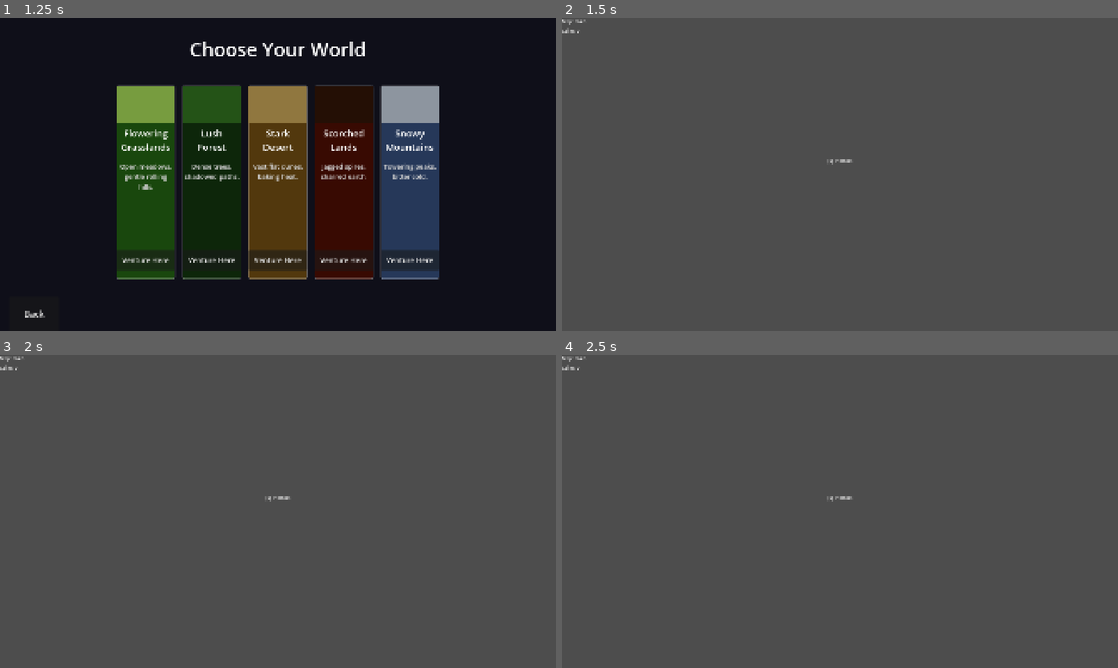
Above: before the commit, frames 1-4 (two rows, left to right).
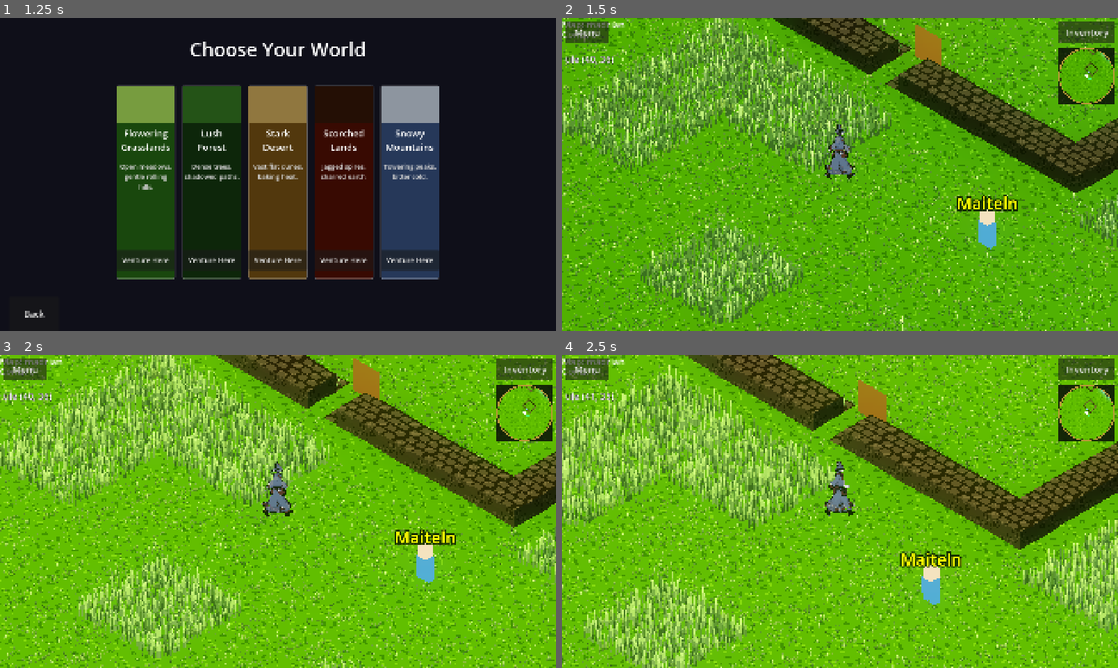
Above: after the commit, the same moments.

Repository: ChrisPauly97/pear-pudding-godot
Game: Godot game, scene res://scenes/ui/MenuScene.tscn
Two runs of this game, one before a commit and one after it. Both use one fixed random seed, a clock stepped at 60 frames per second and the inputs below.
Inputs (mouse positions are in pixels of both pictures, inside the frame that each line leads up to):
- Up to frame 1 (1.25 s): click "New Game" at 0.5 s
- Up to frame 2 (1.5 s): click "Venture Here" at 1.25 s
- Up to frame 3 (2 s): no input
- Up to frame 4 (2.5 s): tap Enter at 2 s; move the mouse to (962, 495) at 2.02 s; hold D (move_right) from 2.03 s (still down); hold E (interact) from 2.03 s (still down); click (962, 495) at 2.17 s; tap Space (jump) at 2.27 s

Frame 1 is identical in both runs. In frame 2, 100% of the frame differs, in the area x 0-100%, y 0-100%; in frame 3, 100%; in frame 4, 100%.
Error before the commit: Parse Error: Identifier "SaveManager" not declared in the current scope. (res://scenes/world/entities/TownspersonNPC.gd:92)

Commit message:
fixing doors

Diff:
--- a/game_logic/world/BundledMaps.gd
+++ b/game_logic/world/BundledMaps.gd
@@ -20,7 +20,7 @@
 	"madrian_inn": "100 100\n000000000000000000000000000000000000000000000000000000000000000000000000000000000000000000000 …(10773 unchanged characters)…
 	"madrian_masters_house": "100 100\n00000000000000000000000000000000000000000000000000000000000000000000000000000000000 …(10641 unchanged characters)…
 	"main": "100 100\n0000000000000000000000000000000000000000000000000000000000000000000000000000000000000000000000000000 …(10745 unchanged characters)…
-	"maykalene": "100 100\n000000000000000000000000000000000000 …(15801 unchanged characters)… 58 maykalene_inn door_inn_exit\nDOOR 50 99 __exit__ maykalene_exit\n",
+	"maykalene": "100 100\n000000000000000000000000000000000000 …(15801 unchanged characters)… 58 maykalene_inn door_inn_exit\nDOOR 50 0 __exit__ maykalene_exit FLAG:chapter1_warned_farsyth\n",
 	"maykalene_inn": "100 100\n0000000000000000000000000000000000000000000000000000000000000000000000000000000000000000000 …(10675 unchanged characters)…
 	"test": "100 100\n0000000000000000000000000000000000000000000000000000000000000000000000000000000000000000000000000000 …(10787 unchanged characters)…
 }
--- a/game_logic/world/WorldMap.gd
+++ b/game_logic/world/WorldMap.gd
@@ -208,10 +208,12 @@
 		if target.is_empty():
 			target = "__exit__"
 		var tdoor: String = d.get("target_door_id", "")
+		var fk: String = d.get("flag_key", "")
+		var flag_suffix: String = " FLAG:%s" % fk if fk != "" else ""
 		if tdoor.is_empty():
-			f.store_line("DOOR %d %d %s" % [int(d["x"] / TILE_SIZE), int(d["z"] / TILE_SIZE), target])
+			f.store_line("DOOR %d %d %s%s" % [int(d["x"] / TILE_SIZE), int(d["z"] / TILE_SIZE), target, flag_suffix])
 		else:
-			f.store_line("DOOR %d %d %s %s" % [int(d["x"] / TILE_SIZE), int(d["z"] / TILE_SIZE), target, tdoor])
+			f.store_line("DOOR %d %d %s %s%s" % [int(d["x"] / TILE_SIZE), int(d["z"] / TILE_SIZE), target, tdoor, flag_suffix])
 
 	f.close()
 
@@ -334,13 +336,22 @@
 				var target: String = parts[3]
 				if target == "__exit__":
 					target = ""
-				var tdoor: String = parts[4] if parts.size() >= 5 else ""
+				var tdoor: String = ""
+				var flag_key: String = ""
+				if parts.size() >= 5:
+					if parts[4].begins_with("FLAG:"):
+						flag_key = parts[4].substr(5)
+					else:
+						tdoor = parts[4]
+						if parts.size() >= 6 and parts[5].begins_with("FLAG:"):
+							flag_key = parts[5].substr(5)
 				doors.append({
 					"id": "door_%d" % uid_counter,
 					"x": float(parts[1]) * TILE_SIZE,
 					"z": float(parts[2]) * TILE_SIZE,
 					"target_map": target,
-					"target_door_id": tdoor
+					"target_door_id": tdoor,
+					"flag_key": flag_key
 				})
 
 		elif in_heights:
--- a/project.godot
+++ b/project.godot
@@ -25,6 +25,7 @@
 GameBus="*res://autoloads/GameBus.gd"
 SceneManager="*res://autoloads/SceneManager.gd"
 AudioManager="*res://autoloads/AudioManager.gd"
+SaveManager="*res://autoloads/SaveManager.gd"
 
 [display]
 
--- a/scenes/world/WorldScene.gd
+++ b/scenes/world/WorldScene.gd
@@ -719,13 +719,20 @@
 
 func _find_nearby_door(px: float, pz: float, range_dist: float) -> Dictionary:
 	var range_sq: float = range_dist * range_dist
+	var best: Dictionary = {}
+	var best_dist_sq: float = range_sq + 1.0
 	for did in _active_door_data:
 		var d: Dictionary = _active_door_data[did]
+		var fk: String = d.get("flag_key", "")
+		if fk != "" and not SaveManager.get_story_flag(fk):
+			continue
 		var ddx: float = float(d.get("x", 0.0)) - px
 		var ddz: float = float(d.get("z", 0.0)) - pz
-		if ddx * ddx + ddz * ddz <= range_sq:
-			return d
-	return {}
+		var dist_sq: float = ddx * ddx + ddz * ddz
+		if dist_sq <= range_sq and dist_sq < best_dist_sq:
+			best = d
+			best_dist_sq = dist_sq
+	return best
 
 func _find_nearby_npc(px: float, pz: float, range_dist: float) -> Dictionary:
 	var range_sq: float = range_dist * range_dist
@@ -897,7 +904,7 @@
 	var pz: float = _player.position.z
 	var enemy := _find_nearby_enemy(px, pz, IsoConst.INTERACT_RANGE)
 	var chest := _find_nearby_chest(px, pz, IsoConst.INTERACT_RANGE)
-	var door := _find_nearby_door(px, pz, IsoConst.INTERACT_RANGE)
+	var door := _find_nearby_door(px, pz, IsoConst.INTERACT_RANGE * 2.0)
 	var npc := _find_nearby_npc(px, pz, IsoConst.INTERACT_RANGE)
 	if enemy != null or not chest.is_empty() or not door.is_empty() or not npc.is_empty():
 		_interact_label.show()
@@ -915,7 +922,7 @@
 	var px: float = _player.position.x
 	var pz: float = _player.position.z
 
-	var door := _find_nearby_door(px, pz, IsoConst.INTERACT_RANGE)
+	var door := _find_nearby_door(px, pz, IsoConst.INTERACT_RANGE * 2.0)
 	if not door.is_empty():
 		var target_map: String = door.get("target_map", "")
 		var tdoor: String = door.get("target_door_id", "")
Not shown, changed: assets/maps/maykalene.txt
Not shown, added: autoloads/AudioManager.gd.uid
Not shown, added: game_logic/world/BiomeDef.gd.uid
Not shown, added: game_logic/world/BundledMaps.gd.uid
Not shown, added: scenes/ui/BiomeSelectionScene.gd.uid
Not shown, added: scenes/world/Minimap.gd.uid
Not shown, added: tests/unit/test_named_map_npcs.gd.uid
